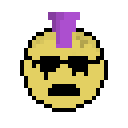
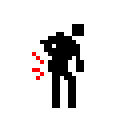
Revision of a layered 128 × 128 image; what changed, layer by layer:
added layer "Layer 10" above "Layer 11" over 32, 24, 84, 108
hid "Layer 9" over 20, 12, 108, 112
